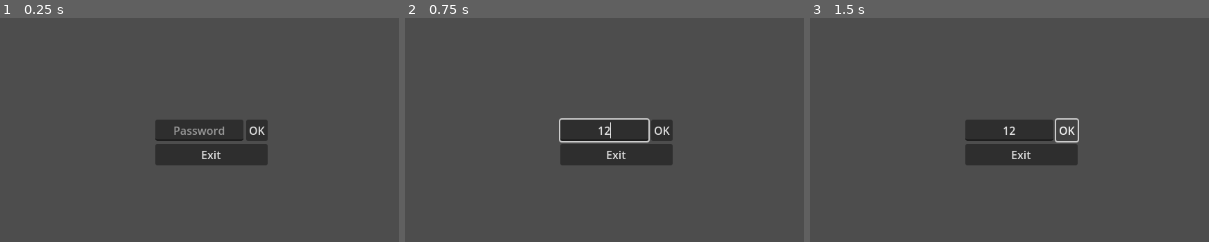
Above: before the commit, frames 1-3 (left to right).
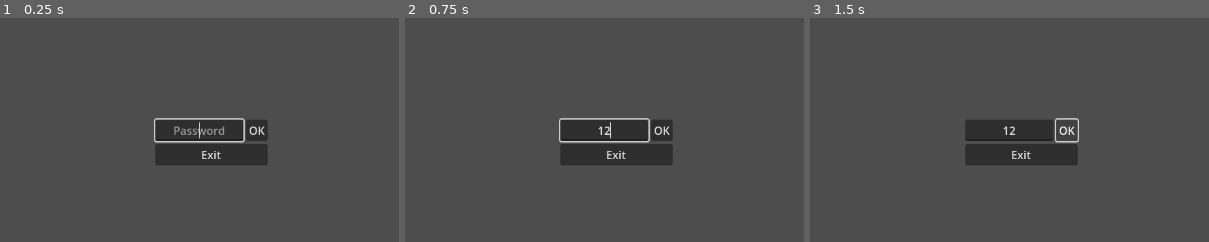
Above: after the commit, the same moments.

Repository: DrOtter3000/spyguy
Game: Godot game, scene res://environment/safe/safe_input.tscn
Two runs of this game, one before a commit and one after it. Both use one fixed random seed, a clock stepped at 60 frames per second and the inputs below. This scene is started directly instead of the project's main scene.
Inputs (mouse positions are % of the whole screen's width and height, from its top left):
- Up to frame 1 (0.25 s): no input
- Up to frame 2 (0.75 s): click (48, 47) at 0.52 s; type "12" at 0.6 s
- Up to frame 3 (1.5 s): click "OK" at 1.25 s
The pictures show only the part of the screen within x 24-73%, y 22-72%; the shares and areas given below are measured in that part.

The runs differ from the first frame. In frame 1, 0.5% of the frame differs, in the area x 38-62%, y 44-56%; in frame 2, nothing differs; in frame 3, nothing differs.

Commit message:
make line edit grab focus

Diff:
--- a/environment/safe/safe_input.gd
+++ b/environment/safe/safe_input.gd
@@ -7,6 +7,7 @@
 func _ready() -> void:
 	get_tree().paused = true
 	Input.mouse_mode = Input.MOUSE_MODE_VISIBLE
+	line_edit.grab_focus()
 
 
 func leave():
